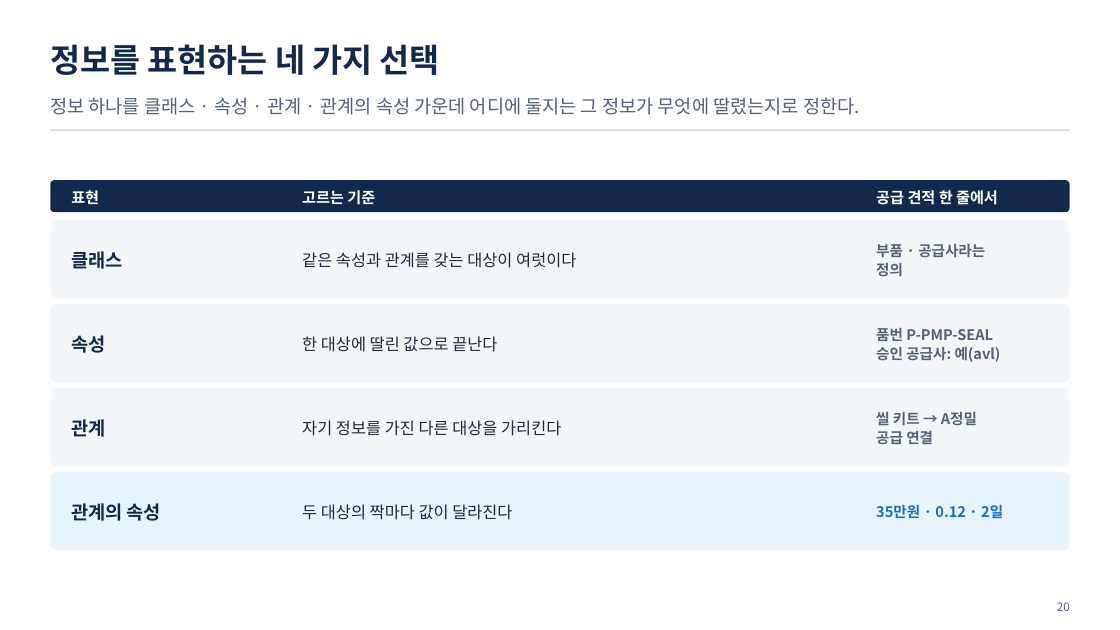
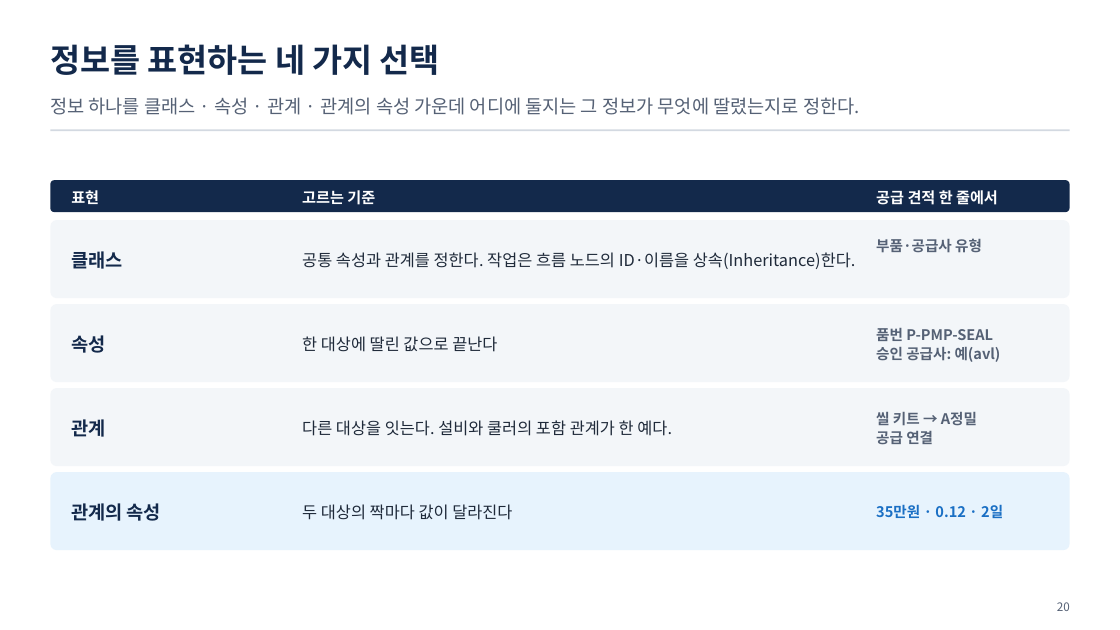
Before and after one commit to uengine-oss/hyd-iot-edu, a slide deck: slide 20 of workspace/강의제작/산출물/실전반/이론/02회차/실전반_02일차.pptx. Drawn at 1120x630 pixels with LibreOffice and Linux fonts; fonts in the diff are those of the drawing. Boxes give left, top, right and bottom in pixels: in the first picture for what was removed or moved away, otherwise in the second. Text is boxed around its words. In the diff, an @@ line names an element or a change of style, - is before the commit and + after.

```diff
--- a/workspace/강의제작/산출물/실전반/이론/02회차/실전반_02일차.pptx
+++ b/workspace/강의제작/산출물/실전반/이론/02회차/실전반_02일차.pptx
@@ text at [876, 238, 982, 253]: text changed @@
-부품 · 공급사라는
-정의
+부품·공급사 유형
@@ text at [302, 252, 856, 269]: text changed @@
-같은 속성과 관계를 갖는 대상이 여럿이다
+공통 속성과 관계를 정한다. 작업은 흐름 노드의 ID·이름을 상속(Inheritance)한다.
@@ text at [302, 420, 672, 436]: text changed @@
-자기 정보를 가진 다른 대상을 가리킨다
+다른 대상을 잇는다. 설비와 쿨러의 포함 관계가 한 예다.
```
Also in this commit, not shown: 10 other slides changed, 13 other files.
